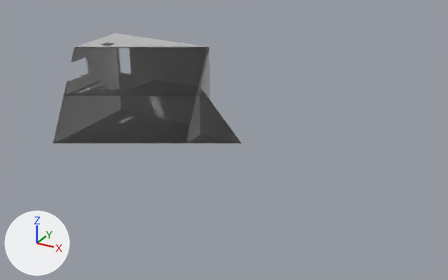
An edit to the FBX model 3D Models/TheLevel.fbx, drawn before and after from the same camera.
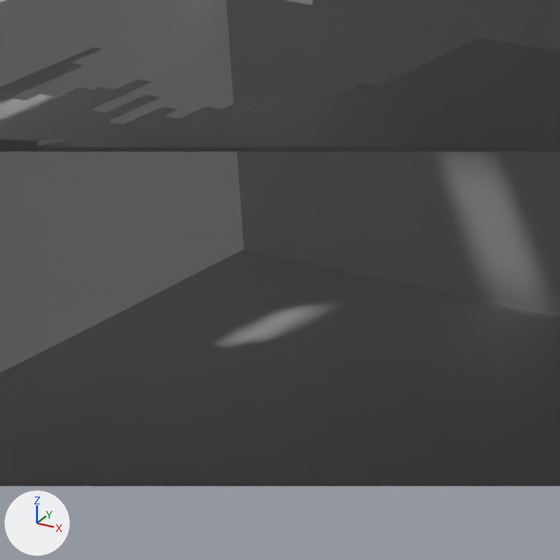
There are two pictures of each version: one whole from a 50 mm lens placed at (27.31, -37.55, 14.3), pointed at (9.19, -4.61, -2.17), one close up on the part from 19% to 37% of the width and 26% to 55% of the height. Arrows for +X, +Y and +Z are at lower left; the lights stay in place. Everything nearer to the camera than a plane just in front of the edit is cut away. Where no turn or scale is listed for an object, it has been applied to the vertices.

Objects in the first close-up: 'KRoom1_Floor', 'KRoom1_Wall1', 'KRoom1_Wall2', 'MainRoom_Floor', 'MainRoom_Roof_Tile1', 'MainRoom_Wall1', 'MainRoom_Wall2'.
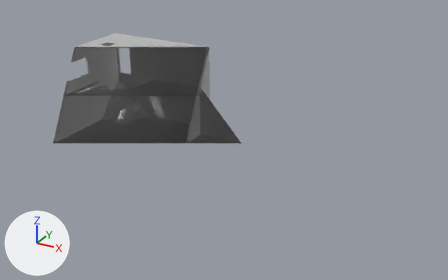
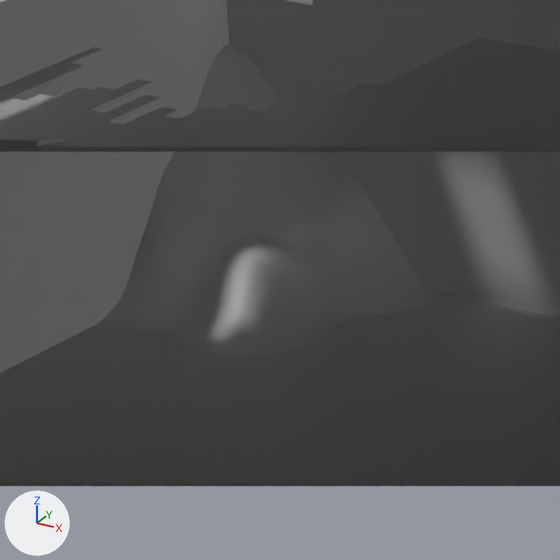
Edits to the bpy script that builds the scene:
```text
Add me_mesh_026_1:
    me_mesh_026_1.from_pydata(...)  # 529 vertices, 484 faces; spans x -1.52..1.5, y -1.5..1.5, z 0.0..2.59
    me_mesh_026_1.materials.append(mat_lambert1)  # grey #bcbcbc
Add ob_kroom1_debrisbase:
    ob_kroom1_debrisbase = bpy.data.objects.new('KRoom1_DebrisBase', me_mesh_026_1)
    ob_kroom1_debrisbase.location = (-1.9, -0.89, -4.08)
```

Pixel boxes [x1, y1, x2, y2] of what changed, in the close-ups (560 x 560 px):
'KRoom1_DebrisBase', added: after [99, 43, 448, 356]
